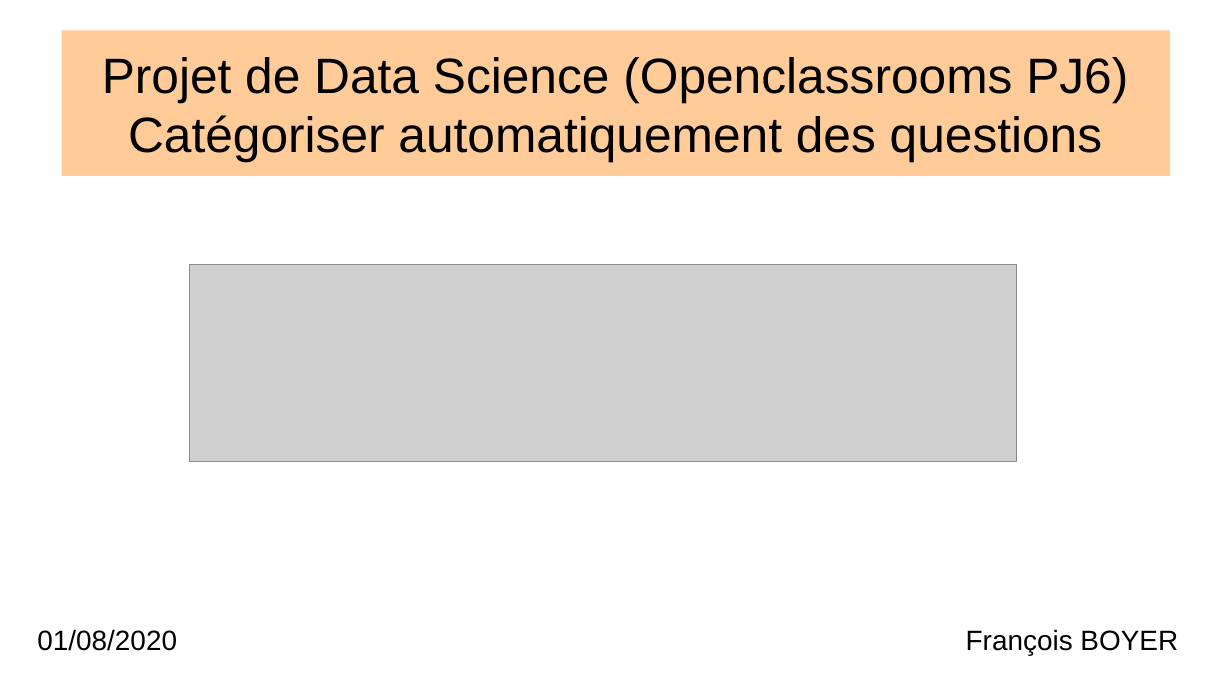
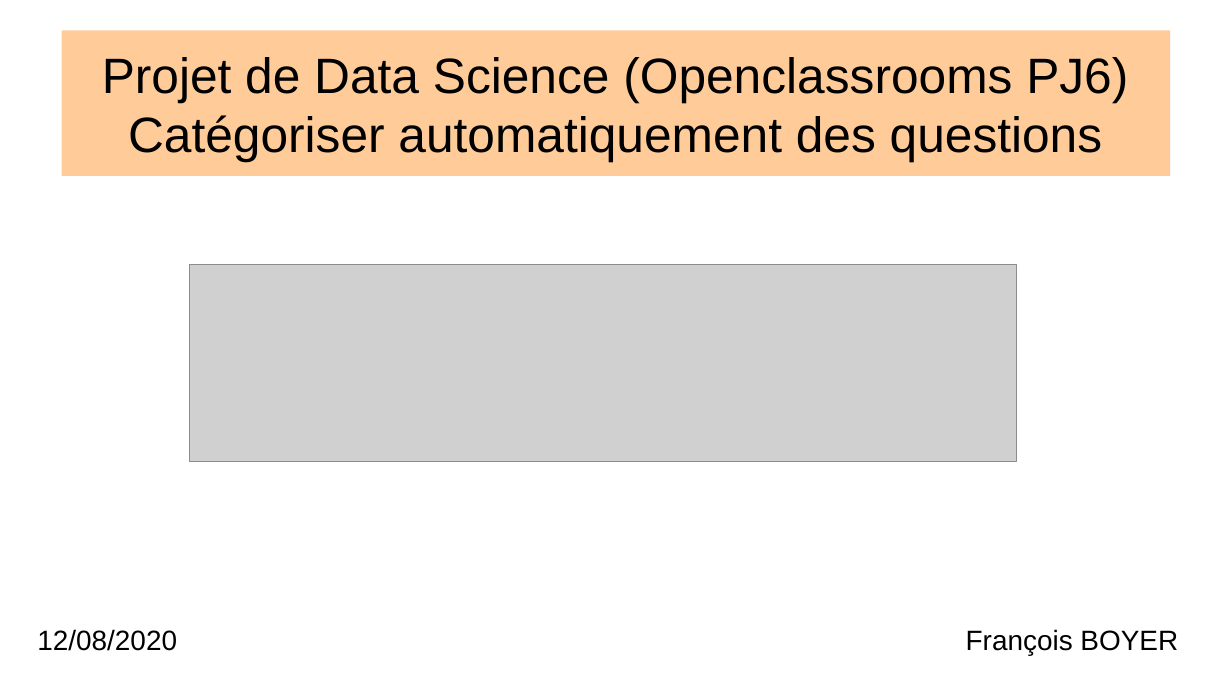
Before and after one commit to Severac/openclassrooms, a slide deck: slide 1 of PJ6/Presentation/PJ6_Presentation.odp. Drawn at 1232x693 pixels with LibreOffice and Linux fonts; fonts in the diff are those of the drawing; grey boxes stand for pictures. Boxes give left, top, right and bottom in pixels: in the first picture for what was removed or moved away, otherwise in the second. Text is boxed around its words. In the diff, an @@ line names an element or a change of style, - is before the commit and + after.

```diff
--- a/PJ6/Presentation/PJ6_Presentation.odp
+++ b/PJ6/Presentation/PJ6_Presentation.odp
@@ text at <box>37,629,177,651</box>: text changed @@
-01/08/2020
+12/08/2020
```
Also in this commit, not shown: 10 other slides changed, 3 slides added, 6 other files.
